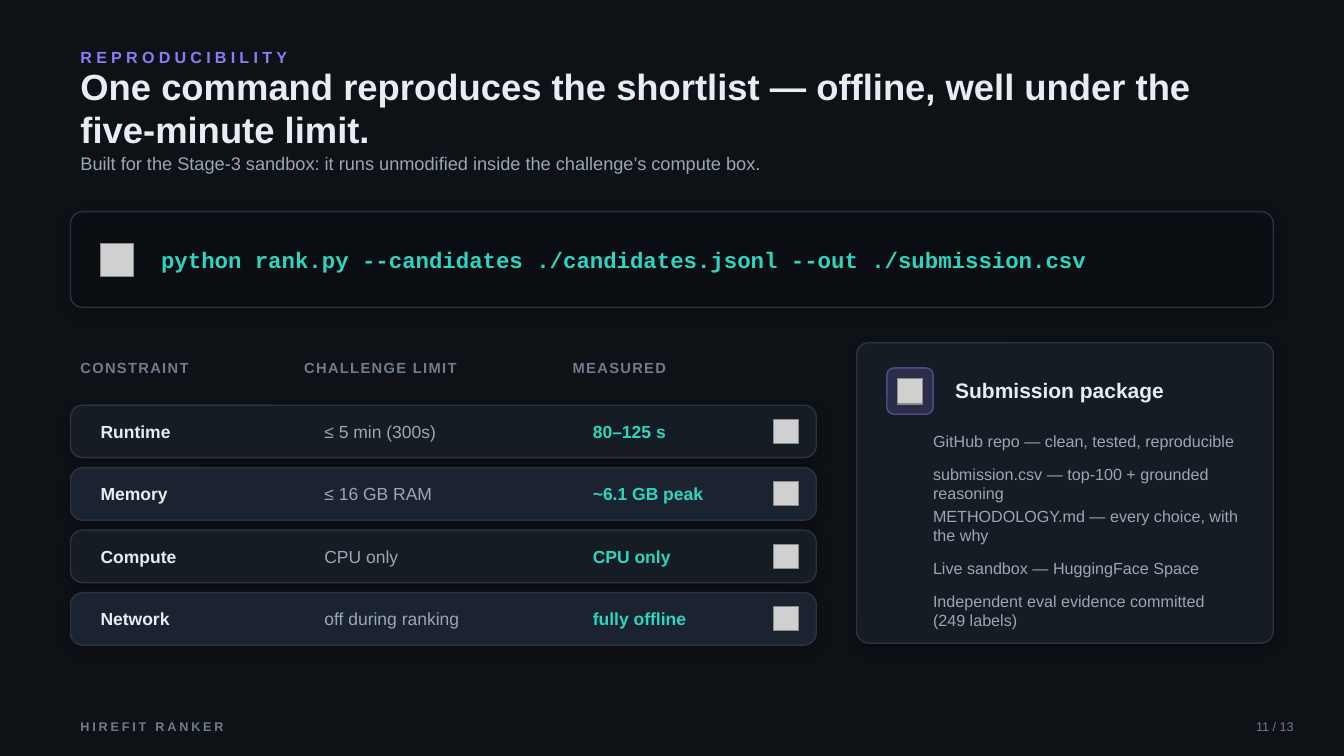
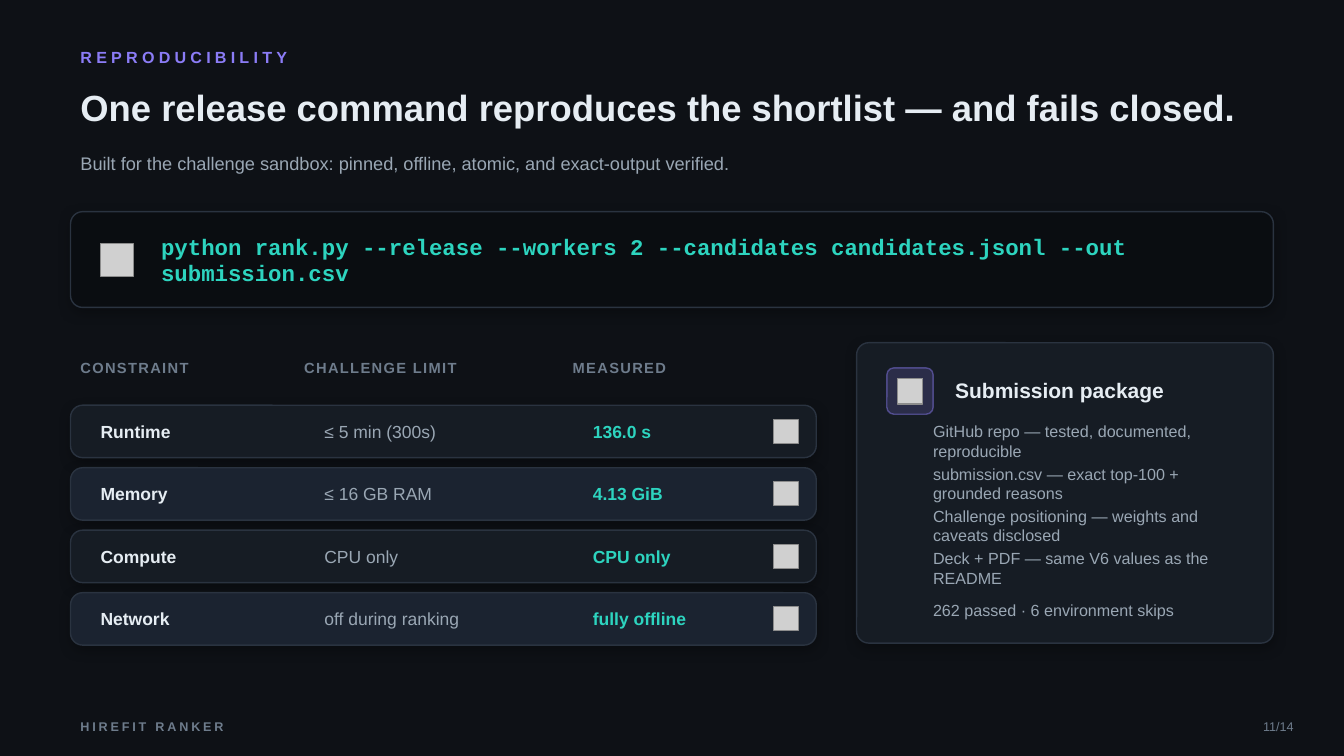
Before and after one commit to bansalbhunesh/redrob-hirefit-ranker, a slide deck: slide 11 of docs/HireFit_Ranker_Redrob_POLISHED.pptx. Drawn at 1344x756 pixels with LibreOffice and Linux fonts; fonts in the diff are those of the drawing; grey boxes stand for pictures; background and template pictures are left out. Boxes give left, top, right and bottom in pixels: in the first picture for what was removed or moved away, otherwise in the second. Text is boxed around its words. In the diff, an @@ line names an element or a change of style, - is before the commit and + after.

Commit message:
docs: position and publish battle-proof v6

```diff
--- a/docs/HireFit_Ranker_Redrob_POLISHED.pptx
+++ b/docs/HireFit_Ranker_Redrob_POLISHED.pptx
@@ text at bbox=[80, 94, 1234, 129]: text changed @@
-One command reproduces the shortlist — offline, well under the five-minute limit.
+One release command reproduces the shortlist — and fails closed.
@@ text at bbox=[80, 157, 730, 174]: text changed @@
-Built for the Stage-3 sandbox: it runs unmodified inside the challenge’s compute box.
+Built for the challenge sandbox: pinned, offline, atomic, and exact-output verified.
@@ text at bbox=[161, 238, 1126, 282]: text changed @@
-python rank.py --candidates ./candidates.jsonl --out ./submission.csv
+python rank.py --release --workers 2 --candidates candidates.jsonl --out submission.csv
@@ text at bbox=[593, 426, 651, 438]: text changed @@
-80–125 s
+136.0 s
@@ text at bbox=[933, 425, 1191, 460]: text changed @@
-GitHub repo — clean, tested, reproducible
+GitHub repo — tested, documented, reproducible
@@ text at bbox=[933, 468, 1165, 503]: text changed @@
-submission.csv — top-100 + grounded reasoning
+submission.csv — exact top-100 + grounded reasons
@@ text at bbox=[593, 487, 663, 500]: text changed @@
-~6.1 GB peak
+4.13 GiB
@@ text at bbox=[933, 510, 1198, 541]: text changed @@
-METHODOLOGY.md — every choice, with the why
+Challenge positioning — weights and caveats disclosed
@@ text at bbox=[933, 552, 1208, 584]: text changed @@
-Live sandbox — HuggingFace Space
+Deck + PDF — same V6 values as the README
@@ text at bbox=[933, 604, 1174, 620]: text changed @@
-Independent eval evidence committed (249 labels)
+262 passed · 6 environment skips
@@ text at bbox=[1263, 722, 1294, 731]: text changed @@
-11 / 13
+11/14
```
Also in this commit, not shown: 12 other slides changed, 1 slide added, 1 slide removed, 23 other files.
